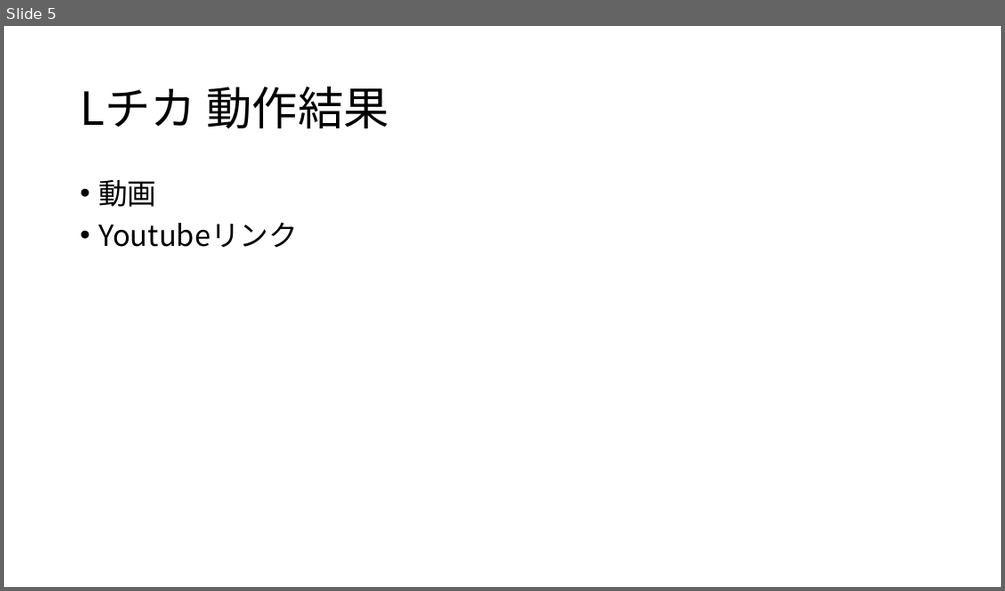
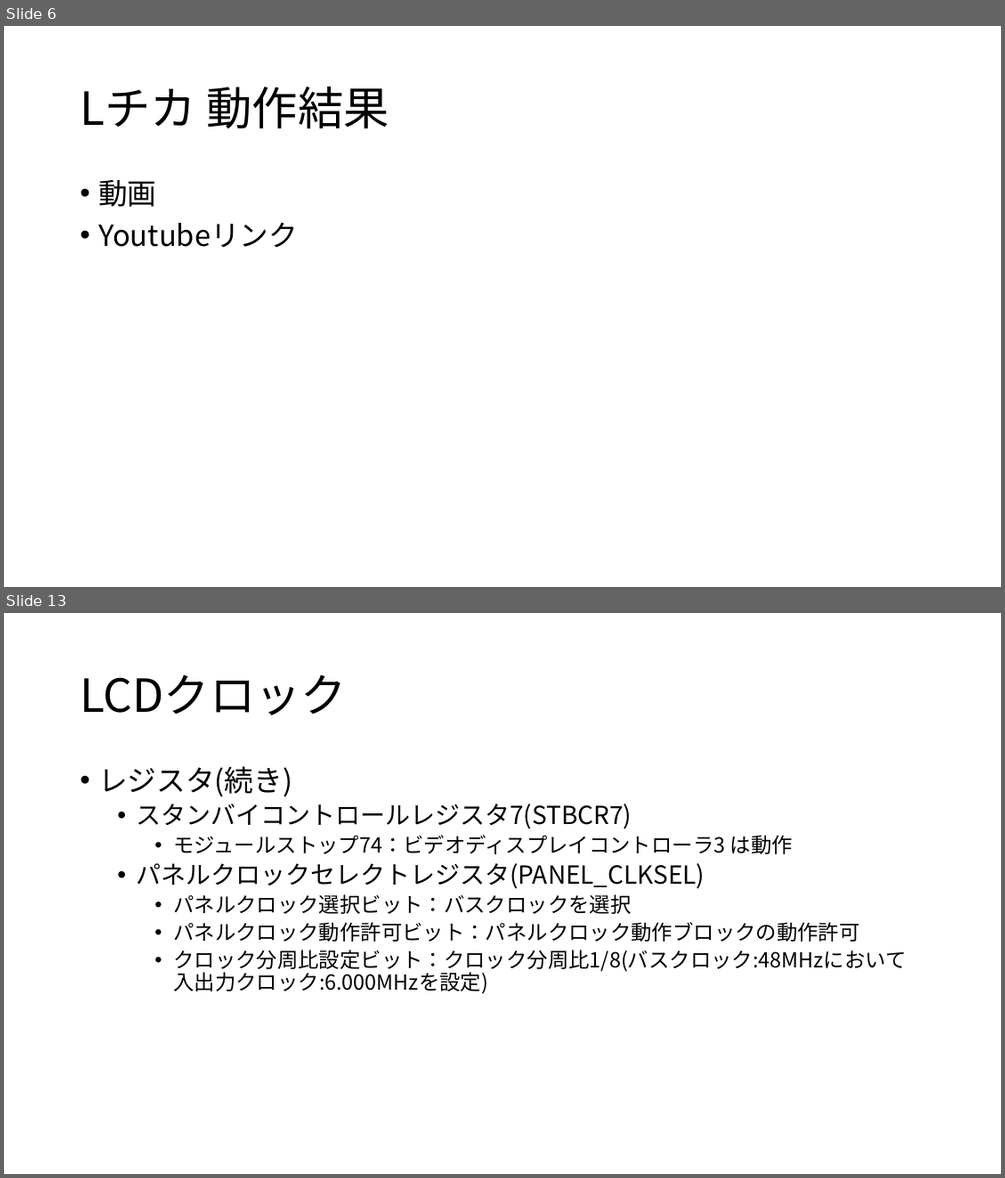
Before and after one commit to moku828/sh7262_an, a slide deck: SH7262アプリケーションノート.pptx. Shown one above the other, each under a label of ours: slide 5 before the commit, slides 6 and 13 after it; the slides between them are not shown. The pictures are 1005x591 and 1005x1178 pixels, drawn with LibreOffice and Linux fonts; fonts in the diff are those of the drawing. Boxes give left, top, right and bottom in pixels: in the first picture for what was removed or moved away, otherwise in the second. Text is boxed around its words. In the diff, an @@ line names an element or a change of style, - is before the commit and + after.

```diff
--- a/SH7262アプリケーションノート.pptx
+++ b/SH7262アプリケーションノート.pptx
@@ slide 13 added at (4, 613, 1001, 1174), background #FFFFFF @@
@@ title added at (80, 674, 347, 715), 44 pt, text #000000 @@
+LCDクロック
@@ text added at (98, 766, 906, 994), 20 pt, text #000000 @@
+• レジスタ(続き)
+  • スタンバイコントロールレジスタ7(STBCR7)
+    • モジュールストップ74：ビデオディスプレイコントローラ3 は動作
+  • パネルクロックセレクトレジスタ(PANEL_CLKSEL)
+    • パネルクロック選択ビット：バスクロックを選択
+    • パネルクロック動作許可ビット：パネルクロック動作ブロックの動作許可
+    • クロック分周比設定ビット：クロック分周比1/8(バスクロック:48MHzにおいて入出力クロック:6.000MHzを設定)
@@ what was slide 5 is now slide 6 @@
```
Also in this commit, not shown: 2 slides changed, 13 other slides added.
